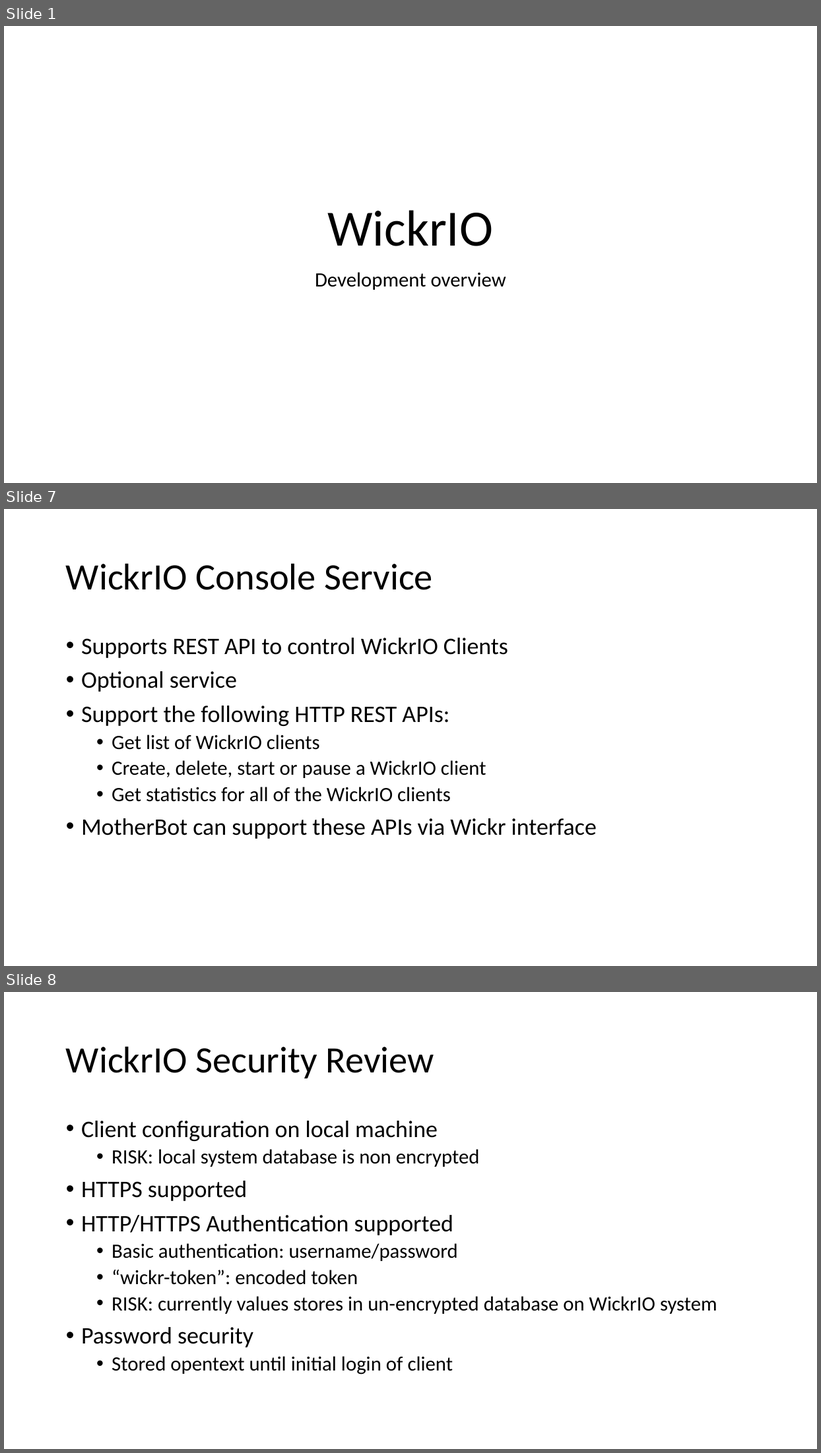
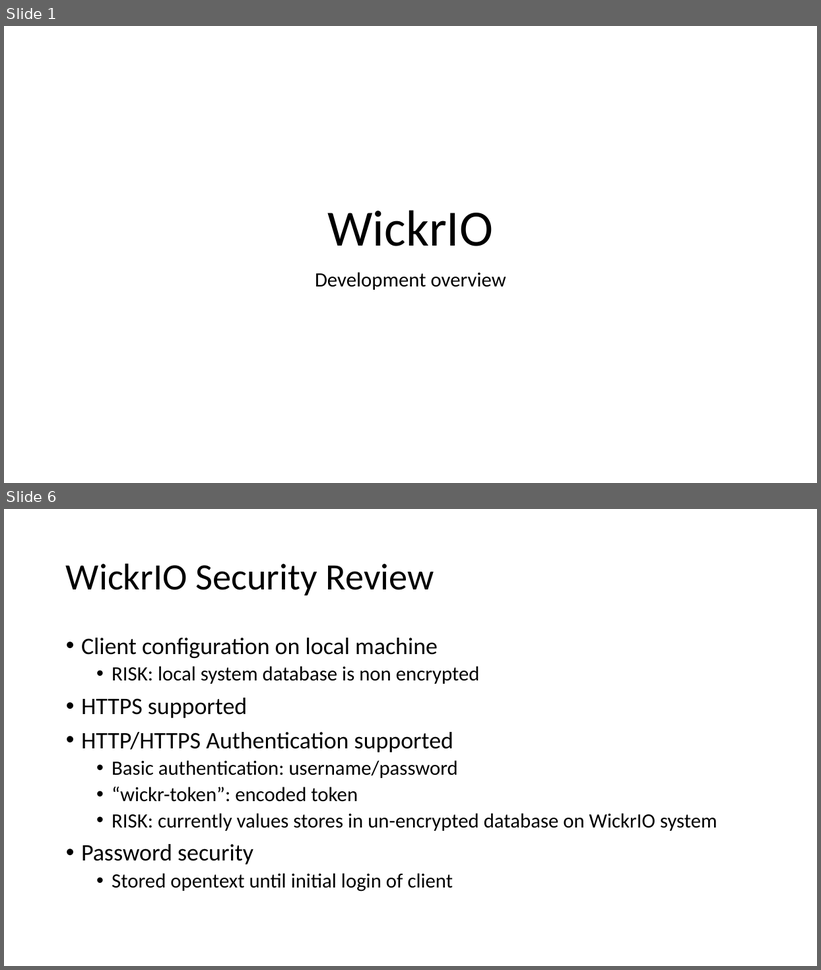
Before and after one commit to WickrInc/wickrio_addon, a slide deck: docs/design/WickrIO_DevelopmentOverview.pptx. Shown one above the other, each under a label of ours: slides 1, 7 and 8 before the commit, slides 1 and 6 after it; the slides between them are not shown. The pictures are 821x1453 and 821x970 pixels, drawn with LibreOffice and Linux fonts; fonts in the diff are those of the drawing. Boxes give left, top, right and bottom in pixels: in the first picture for what was removed or moved away, otherwise in the second. Text is boxed around its words. In the diff, an @@ line names an element or a change of style, - is before the commit and + after.

```diff
--- a/docs/design/WickrIO_DevelopmentOverview.pptx
+++ b/docs/design/WickrIO_DevelopmentOverview.pptx
@@ slide 7 removed at (x1=4, y1=509, x2=817, y2=966), background #FFFFFF @@
@@ title removed at (x1=66, y1=563, x2=433, y2=590) @@
-WickrIO Console Service
@@ text removed at (x1=81, y1=638, x2=597, y2=839) @@
-• Supports REST API to control WickrIO Clients
-• Optional service
-• Support the following HTTP REST APIs:
-  • Get list of WickrIO clients
-  • Create, delete, start or pause a WickrIO client
-  • Get statistics for all of the WickrIO clients
-• MotherBot can support these APIs via Wickr interface
@@ what was slide 8 is now slide 6 @@
```
Also in this commit, not shown: 2 slides changed, 2 slides added, 3 other slides removed.
